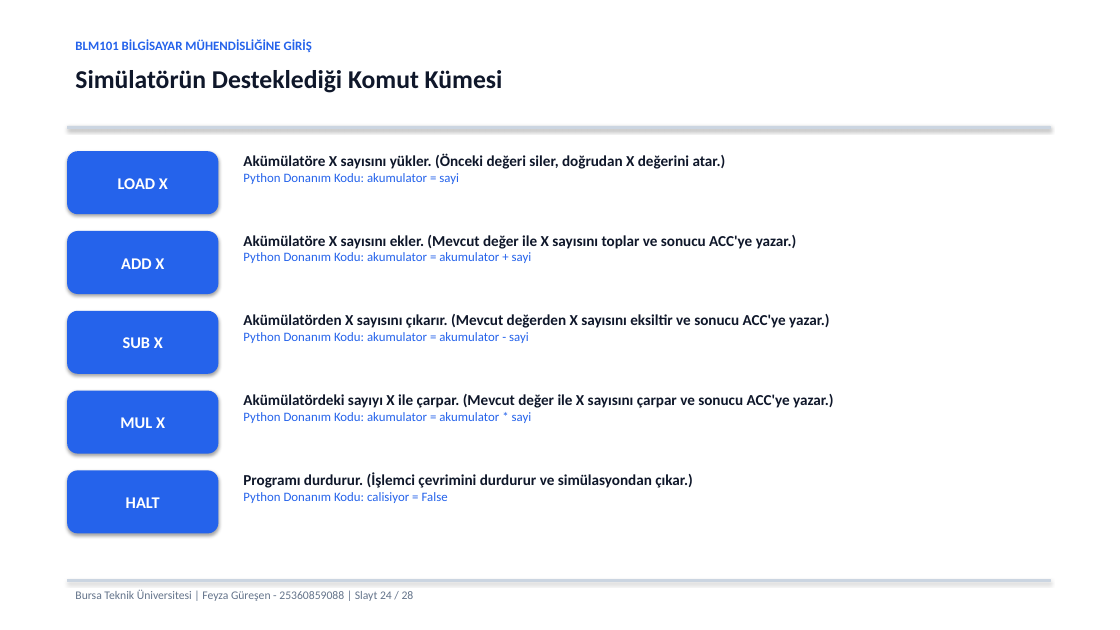
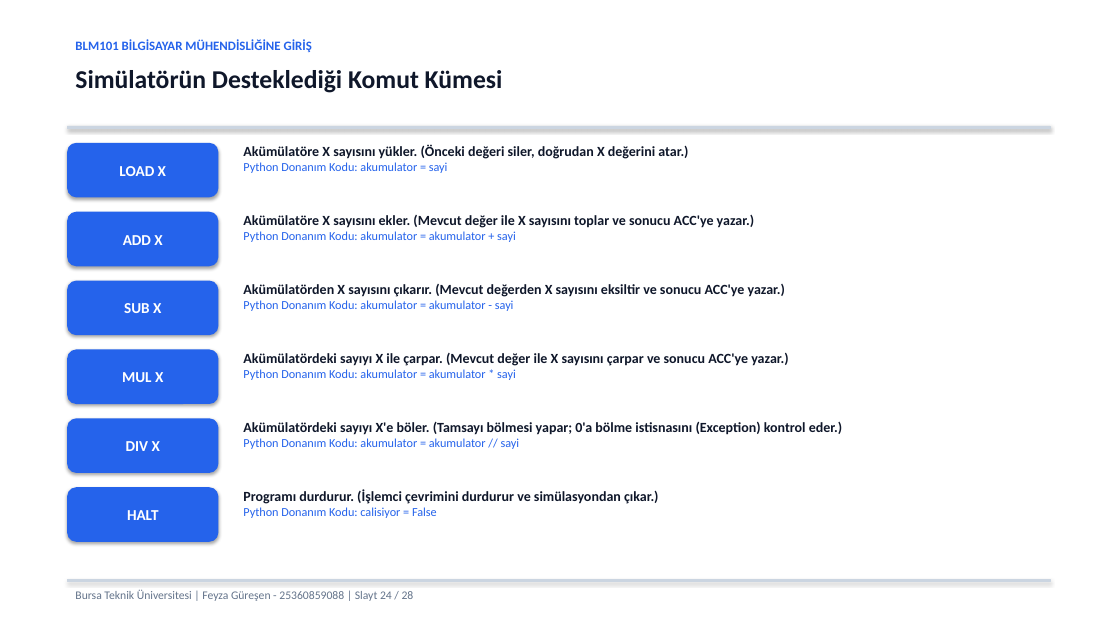
Before and after one commit to feyzaguresen/BLM101_25360859088_FeyzaGuresen, a slide deck: slide 24 of sunum.pptx. Drawn at 1120x630 pixels with LibreOffice and Linux fonts; fonts in the diff are those of the drawing. Boxes give left, top, right and bottom in pixels: in the first picture for what was removed or moved away, otherwise in the second. Text is boxed around its words. In the diff, an @@ line names an element or a change of style, - is before the commit and + after.

```diff
--- a/sunum.pptx
+++ b/sunum.pptx
@@ rounded rectangle "LOAD X": place and size @@
-rounded rectangle "LOAD X" at box(67, 151, 218, 214)
+rounded rectangle "LOAD X" at box(67, 143, 218, 197)
@@ text "Akümülatöre X sayısını yükler. (Önceki ...": place and size @@
-text "Akümülatöre X sayısını yükler. (Önceki ..." at box(243, 153, 726, 184)
+text "Akümülatöre X sayısını yükler. (Önceki ..." at box(243, 144, 688, 173)
@@ text "Akümülatöre X sayısını yükler. (Önceki ..." at box(243, 144, 688, 173): size 13 to 12 pt in "Akümülatöre X sayısını yükler. (Önceki değeri siler, ..."; size 11 to 10.5 pt in "Python Donanım Kodu: akumulator = sayi" @@
@@ text "Akümülatöre X sayısını ekler. (Mevcut ...": place and size @@
-text "Akümülatöre X sayısını ekler. (Mevcut ..." at box(243, 235, 797, 263)
+text "Akümülatöre X sayısını ekler. (Mevcut ..." at box(243, 215, 754, 242)
@@ text "Akümülatöre X sayısını ekler. (Mevcut ..." at box(243, 215, 754, 242): size 13 to 12 pt in "Akümülatöre X sayısını ekler. (Mevcut değer ile ..."; size 11 to 10.5 pt in "Python Donanım Kodu: akumulator = akumulator + ..." @@
@@ rounded rectangle "ADD X": place and size @@
-rounded rectangle "ADD X" at box(67, 231, 218, 294)
+rounded rectangle "ADD X" at box(67, 212, 218, 266)
@@ rounded rectangle "SUB X": place and size @@
-rounded rectangle "SUB X" at box(67, 311, 218, 374)
+rounded rectangle "SUB X" at box(67, 281, 218, 335)
@@ text "Akümülatörden X sayısını çıkarır. (Mevcut ...": place and size @@
-text "Akümülatörden X sayısını çıkarır. (Mevcut ..." at box(243, 314, 830, 343)
+text "Akümülatörden X sayısını çıkarır. (Mevcut ..." at box(243, 284, 785, 311)
@@ text "Akümülatörden X sayısını çıkarır. (Mevcut ..." at box(243, 284, 785, 311): size 13 to 12 pt in "Akümülatörden X sayısını çıkarır. (Mevcut değerden X ..."; size 11 to 10.5 pt in "Python Donanım Kodu: akumulator = akumulator - ..." @@
@@ rounded rectangle "MUL X": place and size @@
-rounded rectangle "MUL X" at box(67, 391, 218, 454)
+rounded rectangle "MUL X" at box(67, 350, 218, 404)
@@ text "Akümülatördeki sayıyı X ile çarpar. ...": place and size @@
-text "Akümülatördeki sayıyı X ile çarpar. ..." at box(243, 394, 834, 423)
+text "Akümülatördeki sayıyı X ile çarpar. ..." at box(243, 353, 788, 380)
@@ text "Akümülatördeki sayıyı X ile çarpar. ..." at box(243, 353, 788, 380): size 13 to 12 pt in "Akümülatördeki sayıyı X ile çarpar. (Mevcut değer ..."; size 11 to 10.5 pt in "Python Donanım Kodu: akumulator = akumulator * ..." @@
@@ rounded rectangle added at box(67, 418, 218, 473), fill #2563EB, 13 pt, text #FFFFFF, bold @@
+DIV X
@@ text added at box(243, 422, 842, 449), 12 pt, text #0F172A, bold @@
+Akümülatördeki sayıyı X'e böler. (Tamsayı bölmesi yapar; 0'a bölme istisnasını (Exception) kontrol eder.)
+Python Donanım Kodu: akumulator = akumulator // sayi
@@ size 14 to 13 pt in 5 elements at box(67, 143, 218, 197), box(67, 212, 218, 266), box(67, 281, 218, 335), box(67, 350, 218, 404), box(67, 487, 218, 542) @@
@@ rounded rectangle "HALT": place and size @@
-rounded rectangle "HALT" at box(67, 471, 218, 534)
+rounded rectangle "HALT" at box(67, 487, 218, 542)
@@ text "Programı durdurur. (İşlemci çevrimini durdurur ...": place and size @@
-text "Programı durdurur. (İşlemci çevrimini durdurur ..." at box(243, 472, 692, 503)
+text "Programı durdurur. (İşlemci çevrimini durdurur ..." at box(243, 489, 659, 518)
@@ text "Programı durdurur. (İşlemci çevrimini durdurur ..." at box(243, 489, 659, 518): size 13 to 12 pt in "Programı durdurur. (İşlemci çevrimini durdurur ve simülasyon ..."; size 11 to 10.5 pt in "Python Donanım Kodu: calisiyor = False" @@
```
Also in this commit, not shown: 3 other files.
